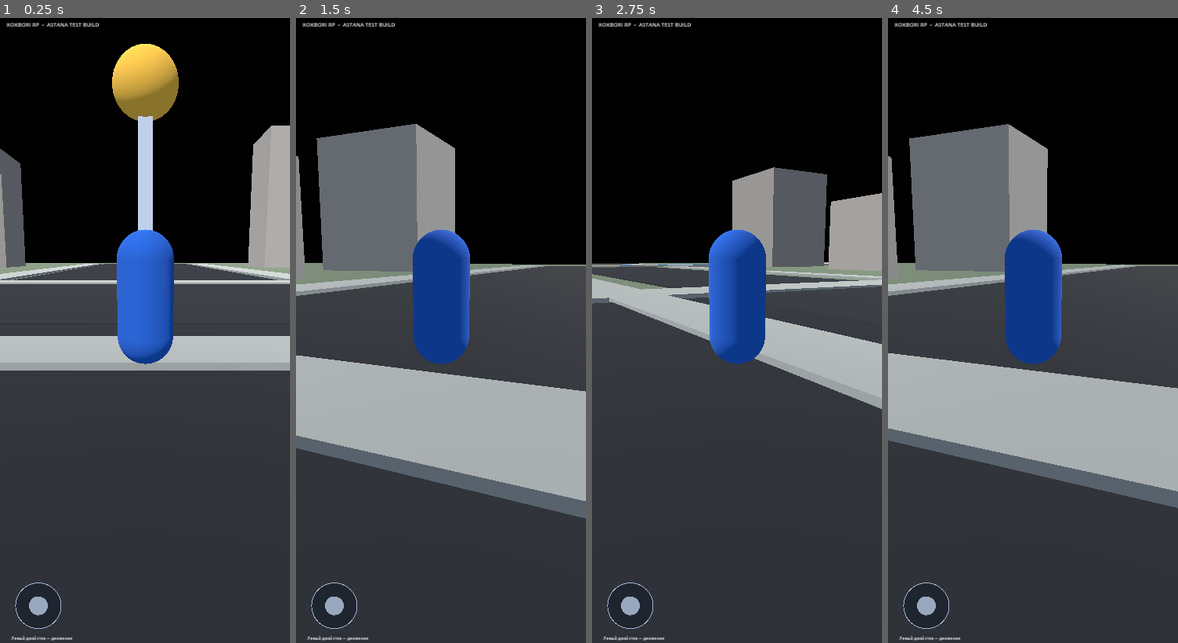
Above: before the commit, frames 1-4 (left to right).
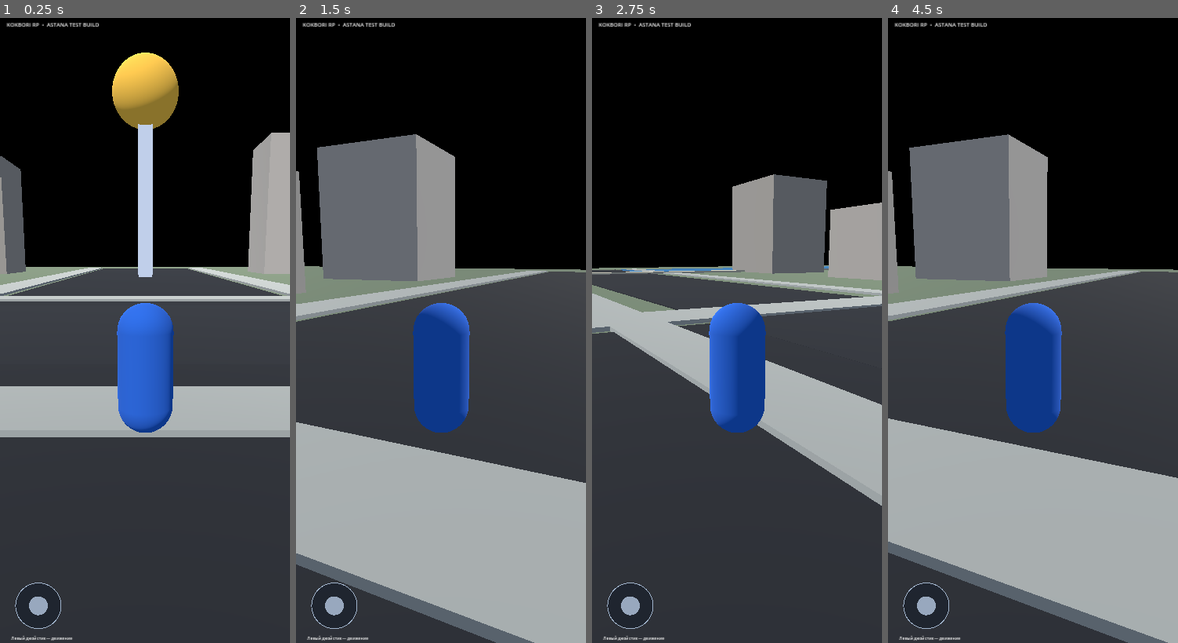
Above: after the commit, the same moments.

Repository: rizerize820-boop/Kokbori
Game: Godot game, scene res://scenes/main.tscn
Same seed, same stepped clock (60 frames per second), same inputs: the game is played once before the commit and once after it.
Inputs (mouse positions are in pixels of both pictures, inside the frame that each line leads up to):
- Up to frame 1 (0.25 s): no input
- Up to frame 2 (1.5 s): tap Enter at 0.5 s; move the mouse to (504, 299) at 0.52 s; hold D (move_right) 0.53-1.25 s; click (504, 299) at 0.67 s; drag from (383, 361) to (426, 455) at 1.27 s
- Up to frame 3 (2.75 s): tap Space at 2 s; move the mouse to (766, 193) at 2.02 s; hold D (move_right) from 2.03 s (still down)
- Up to frame 4 (4.5 s): release D (move_right) at 2.75 s; drag from (1018, 455) to (946, 236) at 2.77 s; tap Enter at 3.5 s; move the mouse to (1120, 424) at 3.52 s; hold A (move_left) 3.53-4.25 s; drag from (946, 236) to (989, 174) at 4.27 s

The runs differ from the first frame. In frame 1, 21% of the frame differs, in the area x 0-100%, y 4-68%; in frame 2, 43%, in the area x 0-100%, y 16-100%; in frame 3, 21%; in frame 4, 42%.

Commit message:
Add third-person camera look controls

Diff:
--- a/Engine/scripts/player.gd
+++ b/Engine/scripts/player.gd
@@ -29,6 +29,7 @@
 
 	camera_pivot = Node3D.new()
 	camera_pivot.position = Vector3(0, 1.45, 0)
+	camera_pivot.rotation.x = deg_to_rad(-10.0)
 	add_child(camera_pivot)
 	var arm := SpringArm3D.new()
 	arm.spring_length = 5.5
@@ -36,7 +37,6 @@
 	camera_pivot.add_child(arm)
 	camera = Camera3D.new()
 	camera.position = Vector3(0, 0, 0)
-	camera.rotation_degrees.x = -10
 	arm.add_child(camera)
 	camera.current = true
 
@@ -60,3 +60,12 @@
 	if direction.length() > 0.08:
 		rotation.y = lerp_angle(rotation.y, atan2(-direction.x, -direction.z), delta * 8.0)
 	move_and_slide()
+
+func apply_look(screen_delta: Vector2) -> void:
+	# Dragging on the right half of the touchscreen rotates the camera.
+	rotation.y -= screen_delta.x * 0.006
+	camera_pivot.rotation.x = clampf(
+		camera_pivot.rotation.x - screen_delta.y * 0.0045,
+		deg_to_rad(-65.0),
+		deg_to_rad(35.0)
+	)
